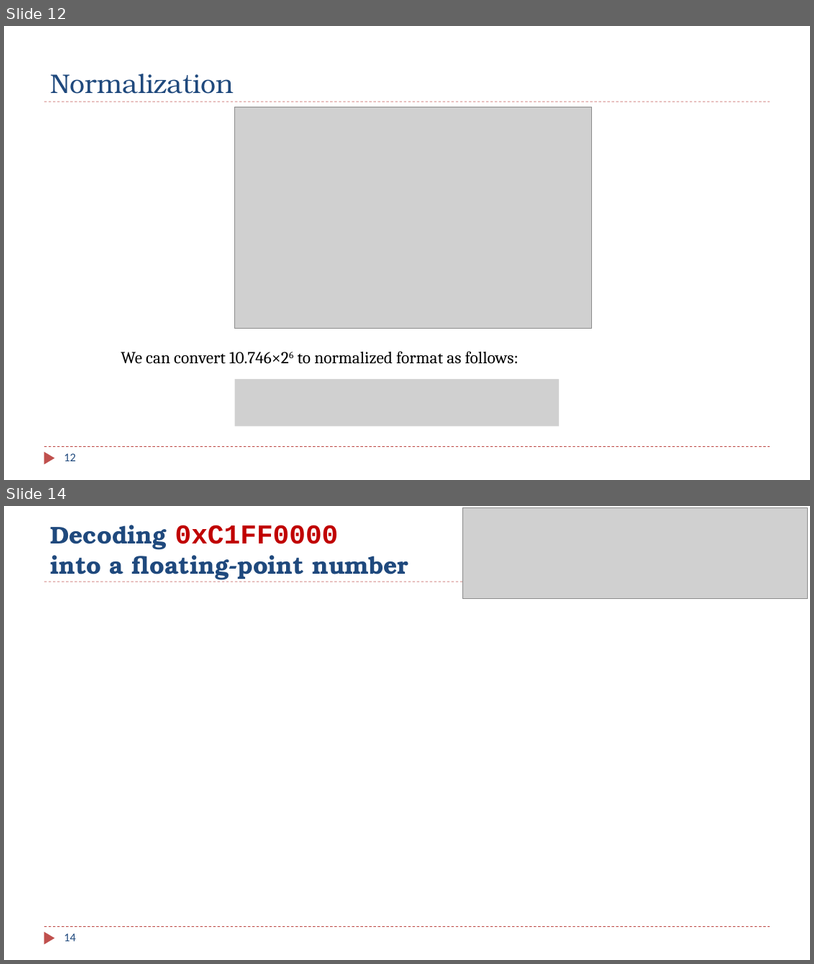
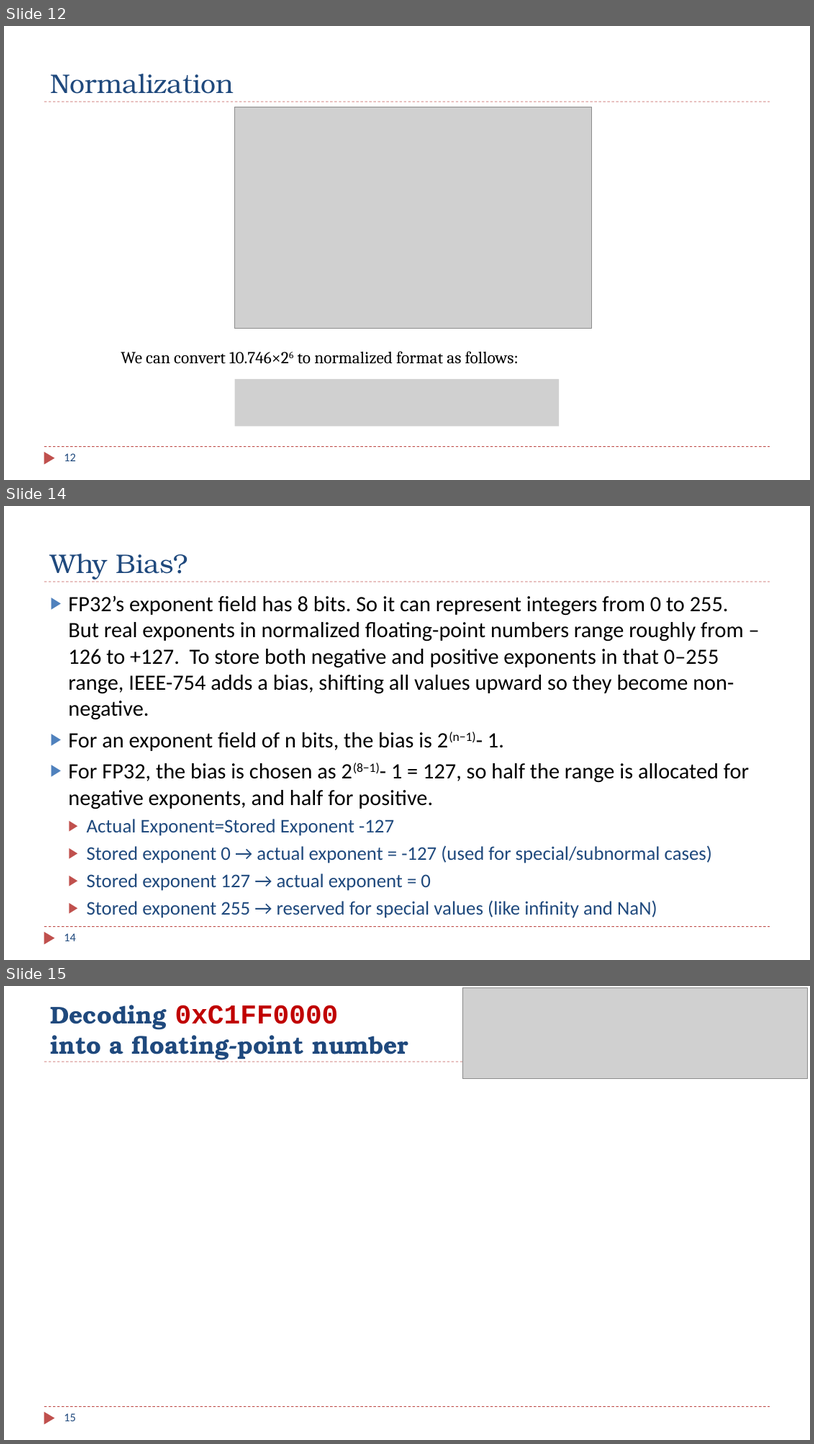
Before and after one commit to guhofstra/CSC111Fa25, a slide deck: PPTs/Ch12_13_Fixed_Floating_Point_Numbers.pptx. Shown one above the other, each under a label of ours: slides 12 and 14 before the commit, slides 12, 14 and 15 after it; the slides between them are not shown. The pictures are 814x964 and 814x1444 pixels, drawn with LibreOffice and Linux fonts; fonts in the diff are those of the drawing; grey boxes stand for pictures. Boxes give left, top, right and bottom in pixels: in the first picture for what was removed or moved away, otherwise in the second. Text is boxed around its words. In the diff, an @@ line names an element or a change of style, - is before the commit and + after.

```diff
--- a/PPTs/Ch12_13_Fixed_Floating_Point_Numbers.pptx
+++ b/PPTs/Ch12_13_Fixed_Floating_Point_Numbers.pptx
@@ slide 14 added at (4, 506, 810, 960), background #FFFFFF; not listed: 3 template elements that a slide beside it also shows @@
@@ title added at (50, 554, 188, 579), 32 pt, text #1F497D @@
+Why Bias?
@@ text added at (68, 595, 749, 918), 26 pt, text #000000 @@
+▶ FP32’s exponent field has 8 bits. So it can represent integers from 0 to 255. But real exponents in normalized floating-point numbers range roughly from –126 to +127. To store both negative and positive exponents in that 0–255 range, IEEE-754 adds a bias, shifting all values upward so they become non-negative.
+▶ For an exponent field of n bits, the bias is 2(n−1)- 1.
+▶ For FP32, the bias is chosen as 2(8−1)- 1 = 127, so half the range is allocated for negative exponents, and half for positive.
+  ▶ Actual Exponent=Stored Exponent -127
+  ▶ Stored exponent 0 → actual exponent = -127 (used for special/subnormal cases)
+  ▶ Stored exponent 127 → actual exponent = 0
+  ▶ Stored exponent 255 → reserved for special values (like infinity and NaN)
@@ page number added at (64, 933, 76, 941), 14 pt, text #1F497D @@
+14
@@ what was slide 14 is now slide 15 @@
@@ page number at (64, 1413, 76, 1421): text changed @@
-14
+15
```
Also in this commit, not shown: 6 other files.
